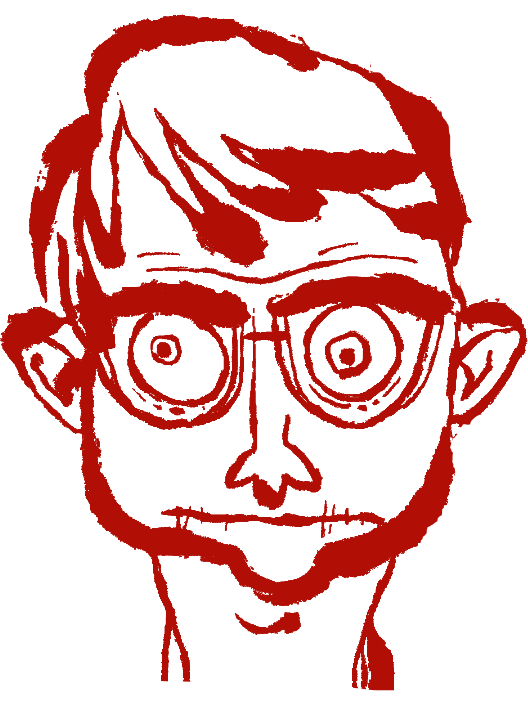
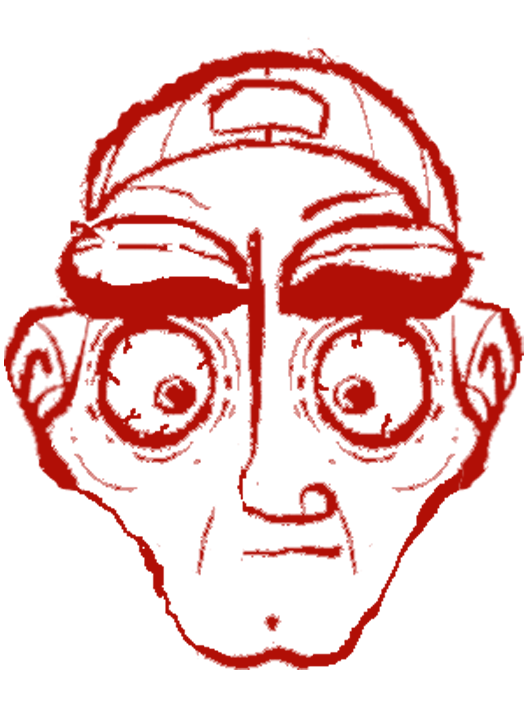
Before/after of a (528, 705) layered artwork. What changed in the layer stack:
hid "Layer 3" over (0, 14, 528, 691)
added layer "Layer 5" above "Layer 4" over (4, 36, 524, 670)
